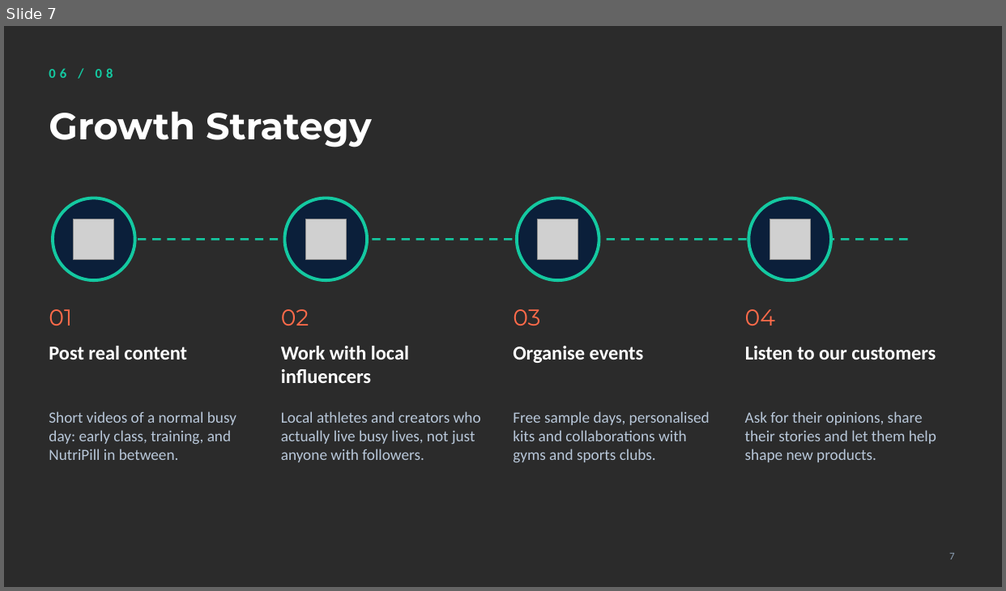
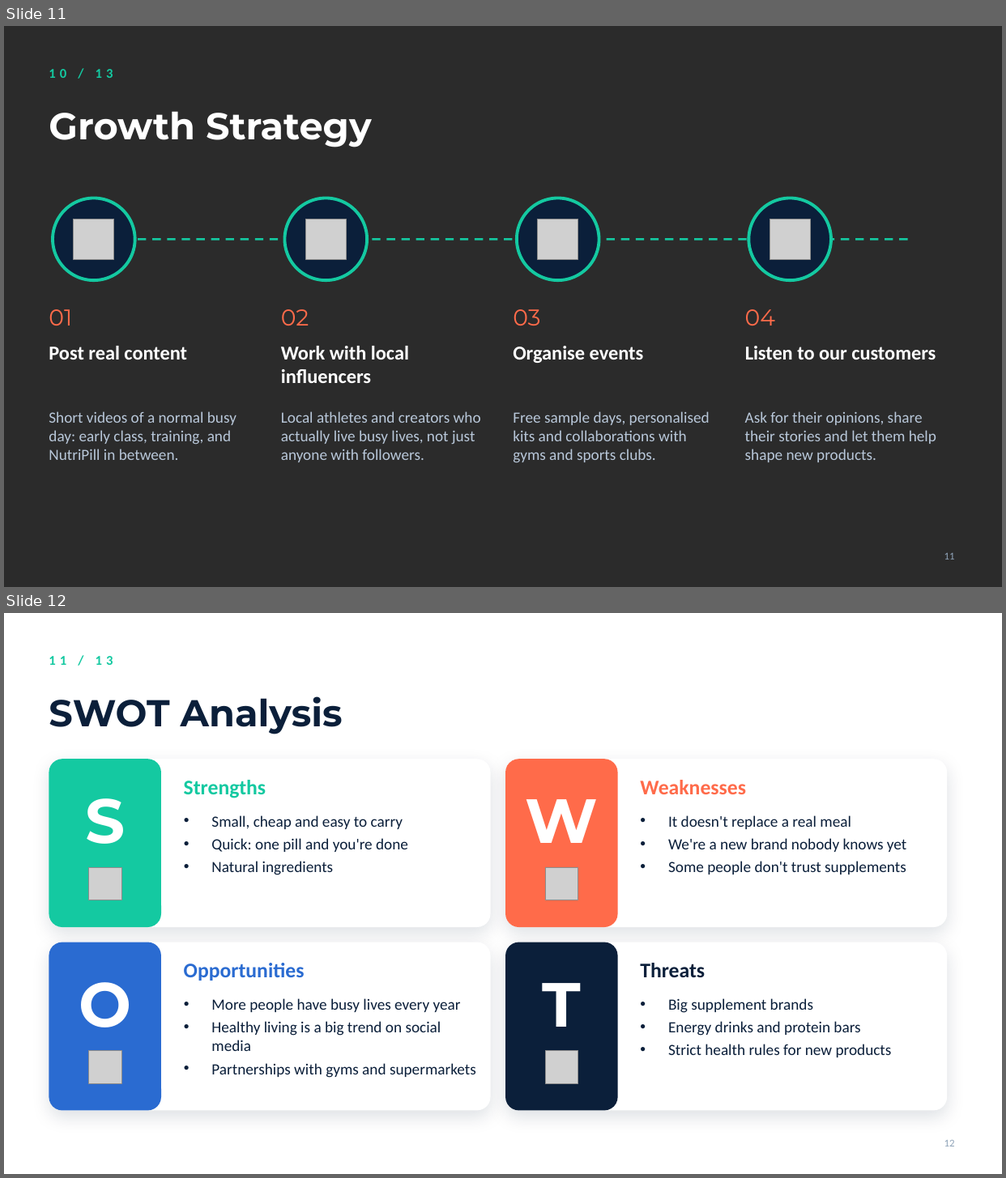
Before and after one commit to Johnporkthethird/english-presentaiton-, a slide deck: NutriPill.pptx. Shown one above the other, each under a label of ours: slide 7 before the commit, slides 11 and 12 after it. The pictures are 1006x591 and 1006x1178 pixels, drawn with LibreOffice and Linux fonts; fonts in the diff are those of the drawing; grey boxes stand for pictures; background and template pictures are left out; a plain dark background stands for a picture behind light text. Boxes give left, top, right and bottom in pixels: in the first picture for what was removed or moved away, otherwise in the second. Text is boxed around its words. In the diff, an @@ line names an element or a change of style, - is before the commit and + after.

```diff
--- a/NutriPill.pptx
+++ b/NutriPill.pptx
@@ slide 12 added at [4, 613, 1002, 1174], background picture (left out) @@
@@ text added at [49, 656, 113, 665], 13 pt, text #14C9A1, bold @@
+11 / 13
@@ title added at [49, 696, 343, 735], 36 pt, text #0B1F3A, bold @@
+SWOT Analysis
@@ rounded rectangle added at [49, 759, 491, 927], fill #FFFFFF @@
@@ rounded rectangle added at [49, 759, 161, 927], fill #14C9A1 @@
@@ text added at [184, 780, 266, 798], 20 pt, text #14C9A1, bold @@
+Strengths
@@ rounded rectangle added at [505, 759, 948, 927], fill #FFFFFF @@
@@ rounded rectangle added at [505, 759, 618, 927], fill #FF6B4A @@
@@ text added at [640, 780, 746, 794], 20 pt, text #FF6B4A, bold @@
+Weaknesses
@@ text added at [85, 798, 125, 844], 60 pt, text #FFFFFF, bold @@
+S
@@ text added at [526, 799, 599, 843], 60 pt, text #FFFFFF, bold @@
+W
@@ text added at [211, 815, 408, 875], 15 pt, text #0B1F3A @@
+• Small, cheap and easy to carry
+• Quick: one pill and you're done
+• Natural ingredients
@@ text added at [668, 815, 906, 875], 15 pt, text #0B1F3A @@
+• It doesn't replace a real meal
+• We're a new brand nobody knows yet
+• Some people don't trust supplements
@@ picture added at [88, 867, 121, 901] @@
@@ picture added at [545, 867, 578, 901] @@
@@ rounded rectangle added at [49, 943, 491, 1111], fill #FFFFFF @@
@@ rounded rectangle added at [49, 943, 161, 1111], fill #2A6BD1 @@
@@ rounded rectangle added at [505, 943, 948, 1111], fill #FFFFFF @@
@@ rounded rectangle added at [505, 943, 618, 1111], fill #0B1F3A @@
@@ text added at [184, 963, 305, 981], 20 pt, text #2A6BD1, bold @@
+Opportunities
@@ text added at [640, 963, 705, 978], 20 pt, text #0B1F3A, bold @@
+Threats
@@ text added at [79, 982, 131, 1028], 60 pt, text #FFFFFF, bold @@
+O
@@ text added at [211, 999, 476, 1078], 15 pt, text #0B1F3A @@
+• More people have busy lives every year
+• Healthy living is a big trend on social media
+• Partnerships with gyms and supermarkets
@@ text added at [543, 983, 582, 1027], 60 pt, text #FFFFFF, bold @@
+T
@@ text added at [668, 999, 892, 1058], 15 pt, text #0B1F3A @@
+• Big supplement brands
+• Energy drinks and protein bars
+• Strict health rules for new products
@@ picture added at [88, 1051, 121, 1084] @@
@@ picture added at [545, 1051, 578, 1084] @@
@@ page number added at [944, 1140, 955, 1147], 10 pt, text #8FA3B8 @@
+12
@@ what was slide 7 is now slide 11 @@
@@ slide 11 changed as well @@
@@ text at [49, 69, 113, 78]: text changed @@
-06 / 08
+10 / 13
@@ page number at [944, 553, 955, 560]: text changed @@
-7
+11
```
Also in this commit, not shown: 8 other slides changed, 4 other slides added, 5 other files.
